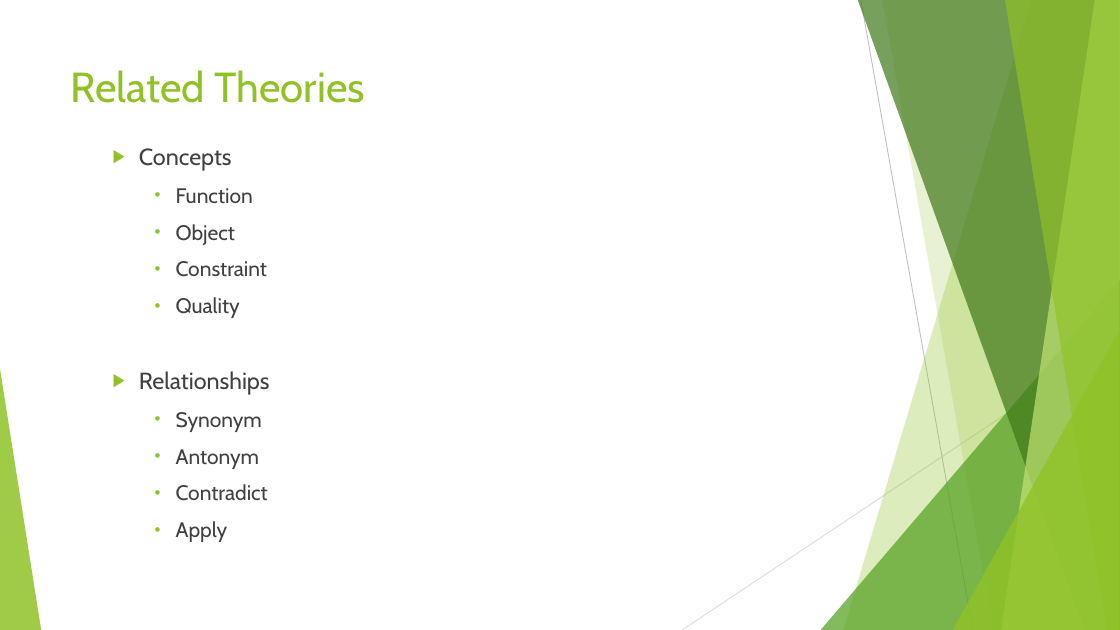
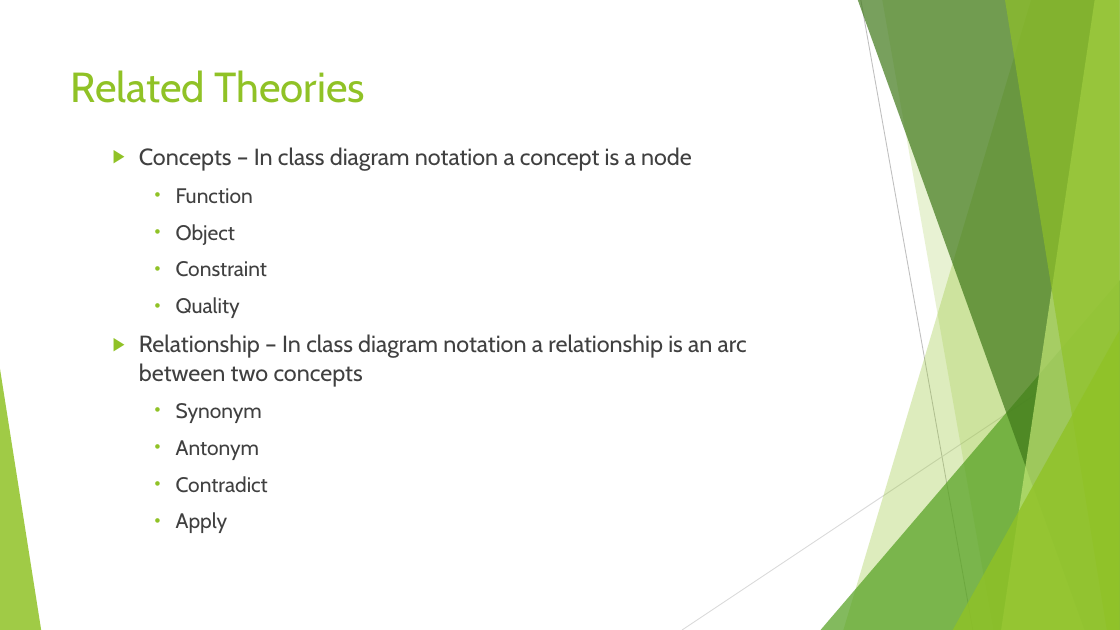
Before and after one commit to Waqar-107/CSE-400-Thesis, a slide deck: slide 13 of Thesis Slide.pptx. Drawn at 1120x630 pixels with LibreOffice and Linux fonts; fonts in the diff are those of the drawing. Boxes give left, top, right and bottom in pixels: in the first picture for what was removed or moved away, otherwise in the second. Text is boxed around its words. In the diff, an @@ line names an element or a change of style, - is before the commit and + after.

```diff
--- a/Thesis Slide.pptx
+++ b/Thesis Slide.pptx
@@ text at box(139, 147, 692, 171): text changed @@
-  ▶ Concepts
+  ▶ Concepts – In class diagram notation a concept is a node
@@ text at box(139, 334, 747, 386): text changed @@
-  ▶ Relationships
+  ▶ Relationship – In class diagram notation a relationship is an arc between two concepts
```
Also in this commit, not shown: 4 other slides changed, 5 slides added, 7 other files.
